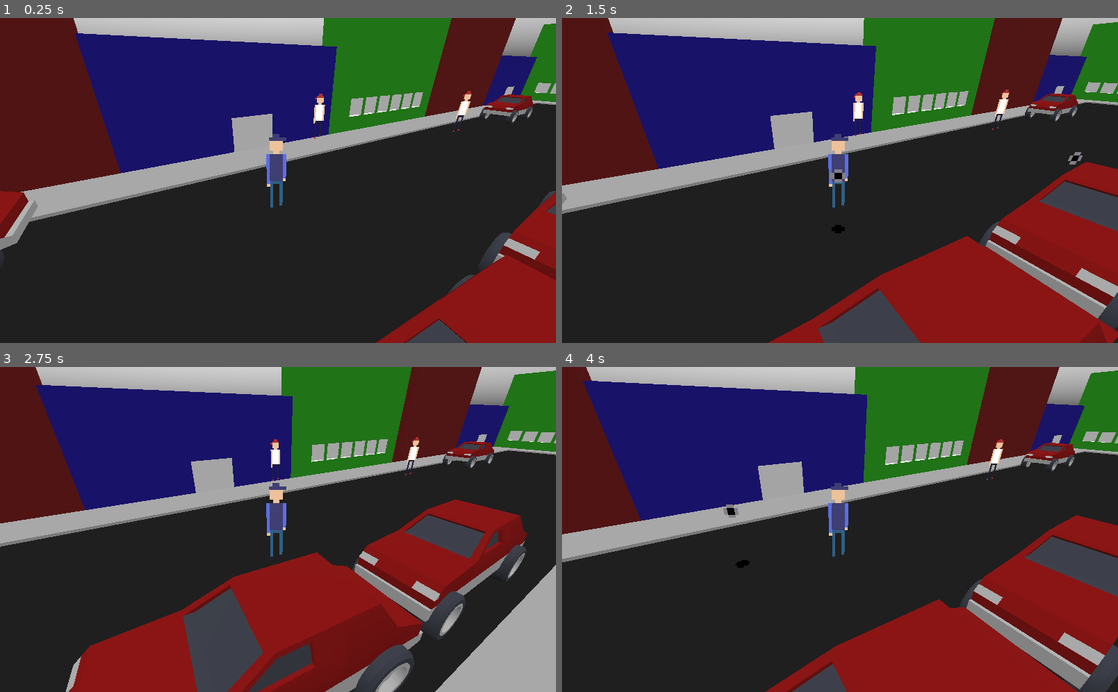
Above: before the commit, frames 1-4 (two rows, left to right).
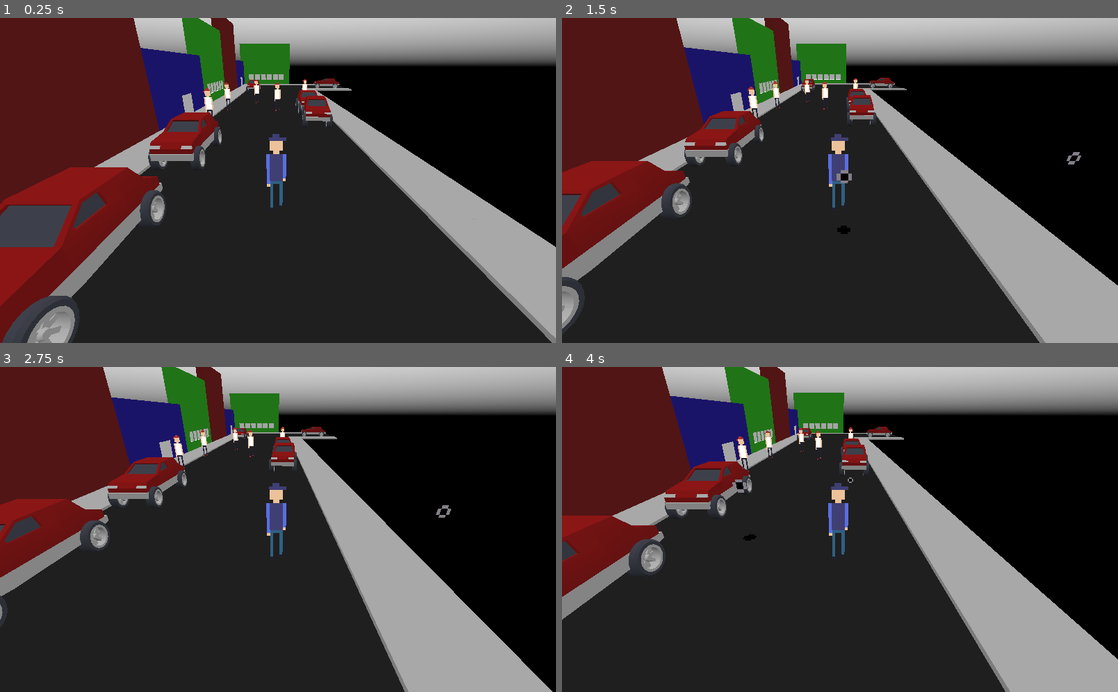
Above: after the commit, the same moments.

Repository: CloneDeath/ChronometryDreadforce
Game: Godot game, scene res://Main.tscn
Same seed, same stepped clock (60 frames per second), same inputs: the game is played once before the commit and once after it.
Inputs:
- Up to frame 1 (0.25 s): no input
- Up to frame 2 (1.5 s): hold D (move_right) 0.53-1.28 s; tap Space (shoot) at 0.6, 1.35 s; hold S (move_down) from 1.28 s (still down)
- Up to frame 3 (2.75 s): release S (move_down) at 2.03 s; hold D (move_right) from 2.03 s (still down); tap Space (shoot) at 2.1 s
- Up to frame 4 (4 s): release D (move_right) at 2.78 s; hold W (move_up) 2.78-3.53 s; tap Space (shoot) at 2.85, 3.6 s; hold A (move_left) from 3.53 s (still down)

The runs differ from the first frame. In frame 1, 56% of the frame differs, in the area x 0-100%, y 0-100%; in frame 2, 62%; in frame 3, 71%; in frame 4, 63%.
Error in both runs: Invalid call. Nonexistent function 'is_in_group' in base 'Nil'. (res://Enemies/Thug.gd:25)

Commit message:
Rotated the street further to make the level like you're going down the street

Diff:
--- a/Main.tscn
+++ b/Main.tscn
@@ -8,7 +8,7 @@
 
 [node name="Player" parent="." instance=ExtResource( 1 )]
 editor/display_folded = true
-transform = Transform( 1, 0, 0, 0, 1, 0, 0, 0, 1, 0, 1.18493, 0 )
+transform = Transform( 1, 0, 0, 0, 1, 0, 0, 0, 1, 2, 1.18493, 12 )
 
 [node name="Camera2D" type="Camera" parent="Player"]
 transform = Transform( 1, 0, 0, 0, 0.896039, 0.443976, 0, -0.443976, 0.896039, 0.0408807, 3.50498, 5.2286 )
@@ -17,21 +17,21 @@
 [node name="Enemies" type="Spatial" parent="."]
 
 [node name="Thug" parent="Enemies" instance=ExtResource( 2 )]
-transform = Transform( 1, 0, 0, 0, 1, 0, 0, 0, 1, -11.9136, 0.936631, 2.89947 )
+transform = Transform( 1, 0, 0, 0, 1, 0, 0, 0, 1, -1.91361, 0.936631, -2.10053 )
 
 [node name="Thug2" parent="Enemies" instance=ExtResource( 2 )]
-transform = Transform( 1, 0, 0, 0, 1, 0, 0, 0, 1, -6.0099, 0.936631, 4.20322 )
+transform = Transform( 1, 0, 0, 0, 1, 0, 0, 0, 1, 1.9901, 0.936631, -1.79678 )
 
 [node name="Thug3" parent="Enemies" instance=ExtResource( 2 )]
-transform = Transform( 1, 0, 0, 0, 1, 0, 0, 0, 1, 1.98045, 0.936631, -5.97418 )
+transform = Transform( 1, 0, 0, 0, 1, 0, 0, 0, 1, -2.01955, 0.936631, 3.02582 )
 
 [node name="Thug4" parent="Enemies" instance=ExtResource( 2 )]
-transform = Transform( 1, 0, 0, 0, 1, 0, 0, 0, 1, 9.66891, 0.936631, -7.232 )
+transform = Transform( 1, 0, 0, 0, 1, 0, 0, 0, 1, 4.66891, 0.936631, -7.232 )
 
 [node name="Thug5" parent="Enemies" instance=ExtResource( 2 )]
-transform = Transform( 1, 0, 0, 0, 1, 0, 0, 0, 1, 23.0531, 0.936631, -5.96268 )
+transform = Transform( 1, 0, 0, 0, 1, 0, 0, 0, 1, 0.0531387, 0.936631, -5.96268 )
 
 [node name="Level" type="Spatial" parent="."]
 
 [node name="Spatial" parent="Level" instance=ExtResource( 3 )]
-transform = Transform( 0.851613, 0, 0.524171, 0, 1, 0, -0.524171, 0, 0.851613, 0, 0, 0 )
+transform = Transform( -4.37114e-08, 0, 1, 0, 1, 0, -1, 0, -4.37114e-08, 0, 0, 0 )
